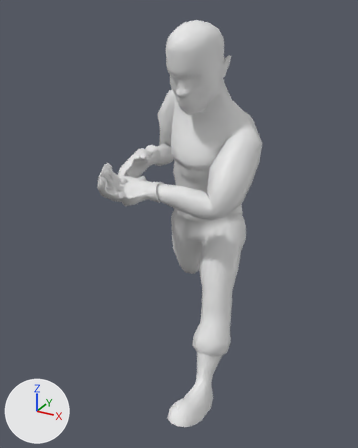
The FBX model Assets/Models/Fbx/arnold.fbx as it was, and as the next commit left it.
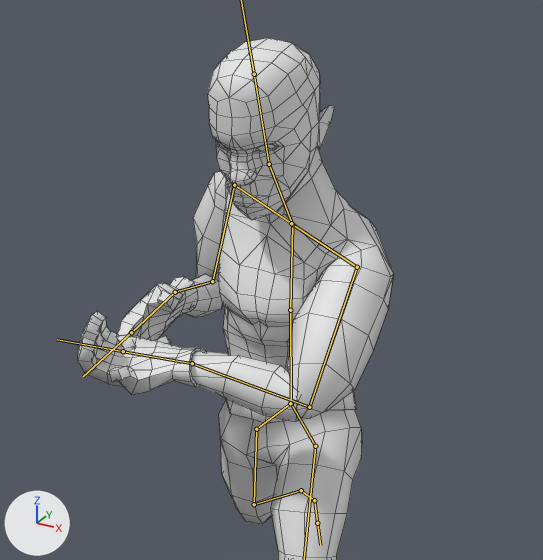
Old and new are each drawn whole from a 50 mm lens placed at (2.58, -5.53, 4.72), pointed at (-0.33, -0.25, 2.08) and again close up on the part from 16% to 95% of the width and 0% to 65% of the height. Every picture has the same lights, and +X, +Y and +Z are marked at lower left. Both versions are drawn at frame 1 of the action 'Armature|Run'; the numbers are the values there. The bones that bend it are drawn over the model as lines in the close-ups. The close-ups show mesh edges as thin lines.
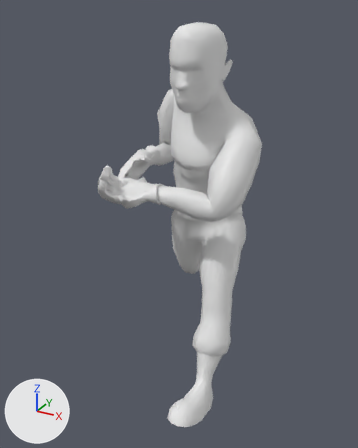
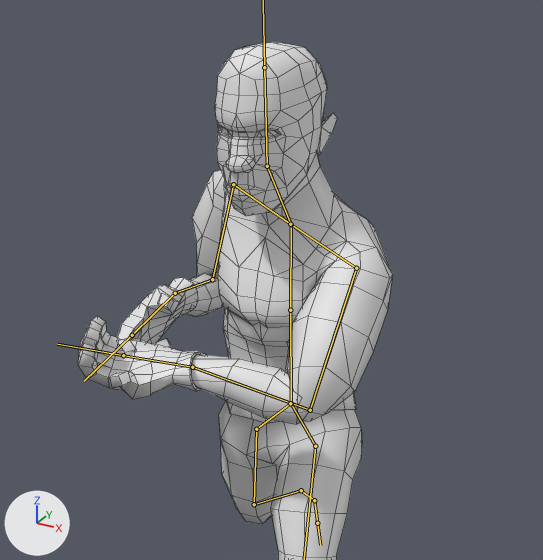
Changed parts and their boxes [x1, y1, x2, y2] in the close-ups (543 x 560 px):
'Cube', posed
    before: [78, 38, 393, 560]
    after: [78, 42, 393, 560]
bone 'Bone.001', root to tip
    before: (290, 310) to (292, 224)
    after: (290, 310) to (291, 224)
bone 'Bone.006', root to tip
    before: (269, 164) to (254, 74)
    after: (267, 166) to (264, 67)

The change in detail:
Bone 'Bone.001' (bone_bone_001) turns from (-22, 0, 0) to (-24, 0, 0) degrees about its own x, y and z.
Bone 'Bone.006' (bone_bone_006) turns from (0, 0, 0) to (18, 0, 0) degrees about its own x, y and z.
